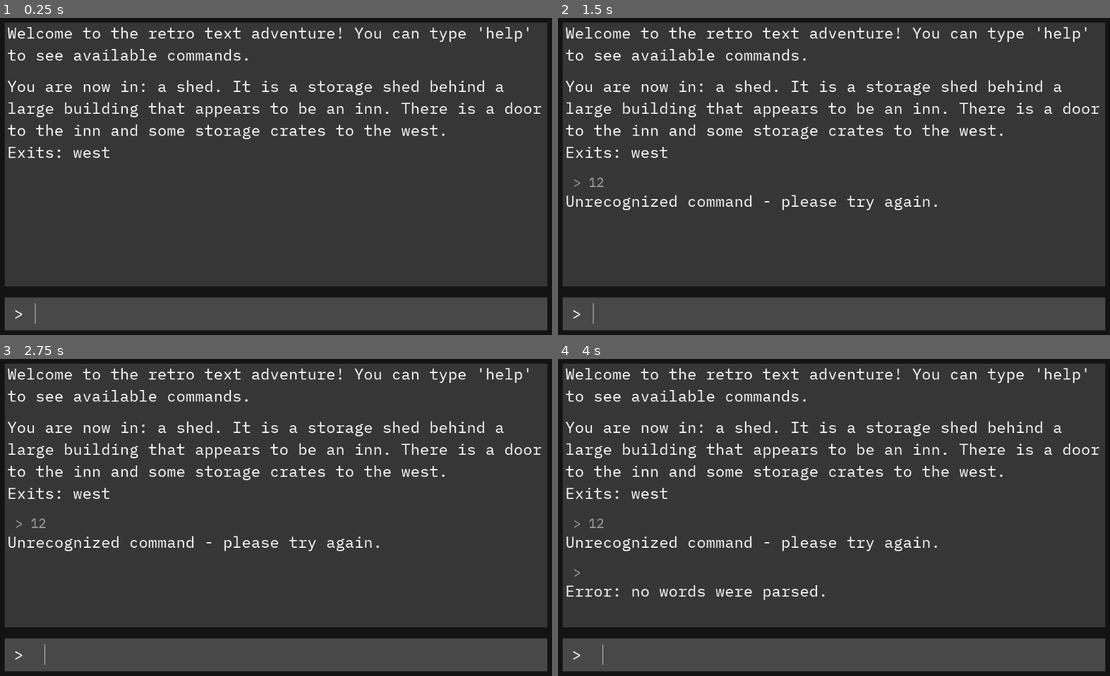
Above: before the commit, frames 1-4 (two rows, left to right).
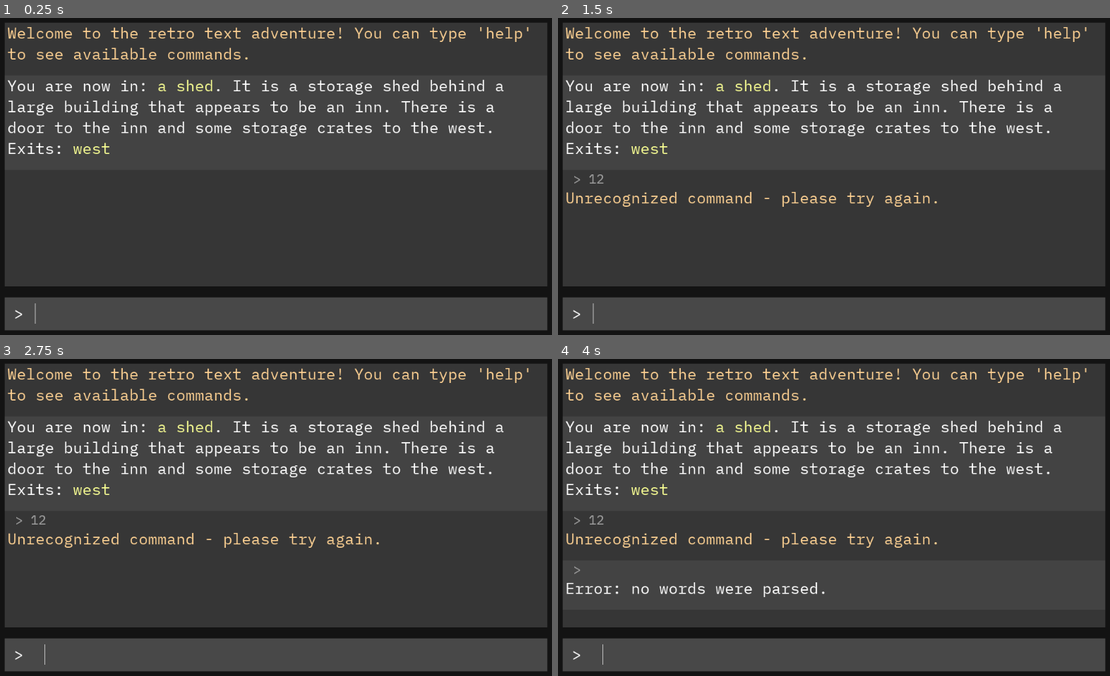
Above: after the commit, the same moments.

Repository: josephmbustamante/godot-text-adventure-tutorial
Game: Godot game, scene res://Game.tscn
The game is run twice, just before and just after one commit, with the same random seed, the same clock (stepped at 60 frames per second) and the same inputs.
Inputs (mouse positions are in pixels of both pictures, inside the frame that each line leads up to):
- Up to frame 1 (0.25 s): no input
- Up to frame 2 (1.5 s): click (850, 312) at 0.52 s; type "12" at 0.6 s; tap Enter at 1.25 s
- Up to frame 3 (2.75 s): tap Space at 2 s
- Up to frame 4 (4 s): tap Enter at 2.75 s; tap Space at 3.5 s

The runs differ from the first frame. In frame 1, 5.1% of the frame differs, in the area x 1-99%, y 2-45%; in frame 2, 6.3%; in frame 3, 6.3%; in frame 4, 7.1%, in the area x 1-99%, y 2-76%.

Commit message:
Add colored text and zebra striping (part #17)

Diff:
--- a/CommandProcessor.gd
+++ b/CommandProcessor.gd
@@ -38,48 +38,48 @@
 		"help":
 			return help()
 		_:
-			return "Unrecognized command - please try again."
+			return Types.wrap_system_text("Unrecognized command - please try again.")
 
 
 func go(second_word: String) -> String:
 	if second_word == "":
-		return "Go where?"
+		return Types.wrap_system_text("Go where?")
 
 	if current_room.exits.keys().has(second_word):
 		var exit = current_room.exits[second_word]
 		if exit.is_locked:
-			return "The way %s is currently locked!" % second_word
+			return "The way " + Types.wrap_location_text(second_word) + " is currently " + Types.wrap_system_text("locked!")
 
 		var change_response = change_room(exit.get_other_room(current_room))
-		return PoolStringArray(["You go %s." % second_word, change_response]).join("\n")
+		return PoolStringArray(["You go " + Types.wrap_location_text(second_word) + ".", change_response]).join("\n")
 	else:
-		return "This room has no exit in that direction!"
+		return "This room has no " + Types.wrap_location_text(second_word) + " exit."
 
 
 func take(second_word: String) -> String:
 	if second_word == "":
-		return "Take what?"
+		return Types.wrap_system_text("Take what?")
 
 	for item in current_room.items:
 		if second_word.to_lower() == item.item_name.to_lower():
 			current_room.remove_item(item)
 			player.take_item(item)
-			return "You take the " + item.item_name
+			return "You take the " + Types.wrap_item_text(second_word) + "."
 
-	return "There is no item like that in this room."
+	return "There is no " + Types.wrap_item_text(second_word) + " here."
 
 
 func drop(second_word: String) -> String:
 	if second_word == "":
-		return "Drop what?"
+		return Types.wrap_system_text("Drop what?")
 
 	for item in player.inventory:
 		if second_word.to_lower() == item.item_name.to_lower():
 			player.drop_item(item)
 			current_room.add_item(item)
-			return "You drop the " + item.item_name
+			return "You drop the " + Types.wrap_item_text(item.item_name) + "."
 
-	return "You don't have that item."
+	return "You don't have anything called " + Types.wrap_item_text(second_word) + "."
 
 
 func inventory() -> String:
@@ -88,7 +88,7 @@
 
 func use(second_word: String) -> String:
 	if second_word == "":
-		return "Drop what?"
+		return Types.wrap_system_text("Drop what?")
 
 	for item in player.inventory:
 		if second_word.to_lower() == item.item_name.to_lower():
@@ -98,29 +98,29 @@
 						if exit == item.use_value:
 							exit.is_locked = false
 							player.drop_item(item)
-							return "You use %s to unlock a door to %s" % [item.item_name, exit.get_other_room(current_room).room_name]
-					return "That item does not unlock any doors in this room."
+							return "You use a " + Types.wrap_item_text(second_word) + " to unlock the way " + Types.wrap_location_text(exit.get_other_room(current_room).room_name) + "."
+					return "Your " + Types.wrap_item_text(second_word) + " does not unlock anything here."
 				_:
 					return "Error - tried to use an item with an invalid type."
 
-	return "You don't have that item."
+	return "You don't have a " + Types.wrap_item_text(second_word) + "."
 
 
 func talk(second_word: String) -> String:
 	if second_word == "":
-		return "Talk to who?"
+		return Types.wrap_system_text("Talk to who?")
 
 	for npc in current_room.npcs:
 		if npc.npc_name.to_lower() == second_word:
 			var dialog = npc.post_quest_dialog if npc.has_received_quest_item else npc.initial_dialog
-			return npc.npc_name + ": \"" + dialog + "\""
+			return Types.wrap_npc_text(npc.npc_name + ": ") + Types.wrap_speech_text("\"" + dialog + "\"")
 
-	return "That person does not exist in this room."
+	return "There is no " + Types.wrap_npc_text(second_word) + " here."
 
 
 func give(second_word: String) -> String:
 	if second_word == "":
-		return "Give what?"
+		return Types.wrap_system_text("Give what?")
 
 	var has_item := false
 	for item in player.inventory:
@@ -128,7 +128,7 @@
 			has_item = true
 
 	if not has_item:
-		return "You don't have that item."
+		return "You don't have a " + Types.wrap_item_text(second_word) + "."
 
 	for npc in current_room.npcs:
 		if npc.quest_item != null and second_word.to_lower() == npc.quest_item.item_name.to_lower():
@@ -142,13 +142,23 @@
 					printerr("Warning - tried to have a quest reward type that is not implemented.")
 
 			player.drop_item(second_word)
-			return "You give the %s to the %s." % [second_word, npc.npc_name]
+			return "You give the " + Types.wrap_item_text(second_word) + " to the " +  Types.wrap_npc_text(npc.npc_name) + "."
 
-	return "Nobody here wants that item."
+	return "Nobody here wants a" + Types.wrap_item_text(second_word) + "."
 
 
 func help() -> String:
-	return "You can use these commands: go [location], take [item], drop [item], use [item], talk [npc], give [item], inventory, help"
+	return PoolStringArray([
+		"You can use these commands: ",
+		" go " + Types.wrap_location_text("[location]"),
+		" take " + Types.wrap_item_text("[item]"),
+		" drop " + Types.wrap_item_text("[item]"),
+		" use " + Types.wrap_item_text("[item]"),
+		" talk " + Types.wrap_npc_text("[npc]"),
+		" give " + Types.wrap_item_text("[item]"),
+		" inventory",
+		" help"
+	]).join("\n")
 
 
 func change_room(new_room: GameRoom) -> String:
--- a/Game.gd
+++ b/Game.gd
@@ -8,7 +8,7 @@
 
 
 func _ready() -> void:
-	game_info.create_response("Welcome to the retro text adventure! You can type 'help' to see available commands.")
+	game_info.create_response(Types.wrap_system_text("Welcome to the retro text adventure! You can type 'help' to see available commands."))
 
 	var starting_room_response = command_processor.initialize(room_manager.get_child(0), player)
 	game_info.create_response(starting_room_response)
--- a/GameInfo.gd
+++ b/GameInfo.gd
@@ -6,6 +6,7 @@
 export (int) var max_lines_remembered := 30
 
 var max_scroll_length := 0
+var should_zebra := false
 
 onready var scroll = $Scroll
 onready var scrollbar = scroll.get_v_scrollbar()
@@ -46,4 +47,7 @@
 
 func _add_response_to_game(response: Control):
 	history_rows.add_child(response)
+	if not should_zebra:
+		response.zebra.hide()
+	should_zebra = !should_zebra
 	_delete_history_beyond_limit()
--- a/globals/Types.gd
+++ b/globals/Types.gd
@@ -5,3 +5,29 @@
 	KEY,
 	QUEST_ITEM,
 }
+
+const COLOR_NPC = Color("#ff9a94")
+const COLOR_ITEM = Color("#94b9ff")
+const COLOR_SPEECH = Color("#c3ff94")
+const COLOR_LOCATION = Color("#faff94")
+const COLOR_SYSTEM = Color("#ffd394")
+
+
+func wrap_npc_text(text: String) -> String:
+	return "[color=#%s]%s[/color]" % [COLOR_NPC.to_html(), text]
+
+
+func wrap_item_text(text: String) -> String:
+	return "[color=#%s]%s[/color]" % [COLOR_ITEM.to_html(), text]
+
+
+func wrap_speech_text(text: String) -> String:
+	return "[color=#%s]%s[/color]" % [COLOR_SPEECH.to_html(), text]
+
+
+func wrap_location_text(text: String) -> String:
+	return "[color=#%s]%s[/color]" % [COLOR_LOCATION.to_html(), text]
+
+
+func wrap_system_text(text: String) -> String:
+	return "[color=#%s]%s[/color]" % [COLOR_SYSTEM.to_html(), text]
--- a/input/InputResponse.gd
+++ b/input/InputResponse.gd
@@ -1,6 +1,7 @@
 extends MarginContainer
 
 
+onready var zebra = $Zebra
 onready var input_label = $Rows/InputHistory
 onready var response_label = $Rows/Response
 
@@ -11,4 +12,4 @@
 	else:
 		input_label.text = " > " + input
 
-	response_label.text = response
+	response_label.bbcode_text = response
--- a/input/InputResponse.tscn
+++ b/input/InputResponse.tscn
@@ -1,8 +1,14 @@
-[gd_scene load_steps=4 format=2]
+[gd_scene load_steps=5 format=2]
 
 [ext_resource path="res://input/Response.tscn" type="PackedScene" id=1]
 [ext_resource path="res://input/InputResponse.gd" type="Script" id=2]
 [ext_resource path="res://input/InputHistory.tscn" type="PackedScene" id=3]
+
+[sub_resource type="StyleBoxFlat" id=1]
+bg_color = Color( 1, 1, 1, 0.0627451 )
+expand_margin_left = 5.0
+expand_margin_right = 5.0
+expand_margin_bottom = 20.0
 
 [node name="InputResponse" type="MarginContainer"]
 anchor_right = 1.0
@@ -12,6 +18,12 @@
 __meta__ = {
 "_edit_use_anchors_": false
 }
+
+[node name="Zebra" type="Panel" parent="."]
+margin_left = 5.0
+margin_right = 1024.0
+margin_bottom = 600.0
+custom_styles/panel = SubResource( 1 )
 
 [node name="Rows" type="VBoxContainer" parent="."]
 margin_left = 5.0
@@ -27,3 +39,4 @@
 
 [node name="Response" parent="Rows" instance=ExtResource( 1 )]
 margin_right = 1019.0
+margin_bottom = 70.0
--- a/input/Response.tscn
+++ b/input/Response.tscn
@@ -2,13 +2,15 @@
 
 [ext_resource path="res://fonts/plex_mono_28.tres" type="DynamicFont" id=1]
 
-[node name="Response" type="Label"]
+[node name="Response" type="RichTextLabel"]
 margin_top = 32.0
 margin_right = 984.0
 margin_bottom = 69.0
-custom_fonts/font = ExtResource( 1 )
-text = "This is what the game will give back"
-autowrap = true
+custom_fonts/normal_font = ExtResource( 1 )
+bbcode_enabled = true
+bbcode_text = "Hello [color=green]world[/color] how [color=red]are you doing?"
+text = "Hello world how are you doing?"
+fit_content_height = true
 __meta__ = {
 "_edit_use_anchors_": false
 }
--- a/rooms/GameRoom.gd
+++ b/rooms/GameRoom.gd
@@ -51,7 +51,7 @@
 
 
 func get_room_description() -> String:
-	return "You are now in: " + room_name + ". It is " + room_description
+	return "You are now in: " + Types.wrap_location_text(room_name) + ". It is " + room_description
 
 
 func get_npc_description() -> String:
@@ -60,7 +60,7 @@
 
 	var npc_string = ""
 	for npc in npcs:
-		npc_string += npc.npc_name + " "
+		npc_string += Types.wrap_npc_text(npc.npc_name) + " "
 	return "NPCs: " + npc_string
 
 
@@ -70,12 +70,12 @@
 
 	var item_string = ""
 	for item in items:
-		item_string += item.item_name + " "
+		item_string += Types.wrap_item_text(item.item_name) + " "
 	return "Items: " + item_string
 
 
 func get_exit_description() -> String:
-	return "Exits: " + PoolStringArray(exits.keys()).join(" ")
+	return "Exits: " + Types.wrap_location_text(PoolStringArray(exits.keys()).join(" "))
 
 
 func connect_exit_unlocked(direction: String, room, room_2_override_name = "null"):
